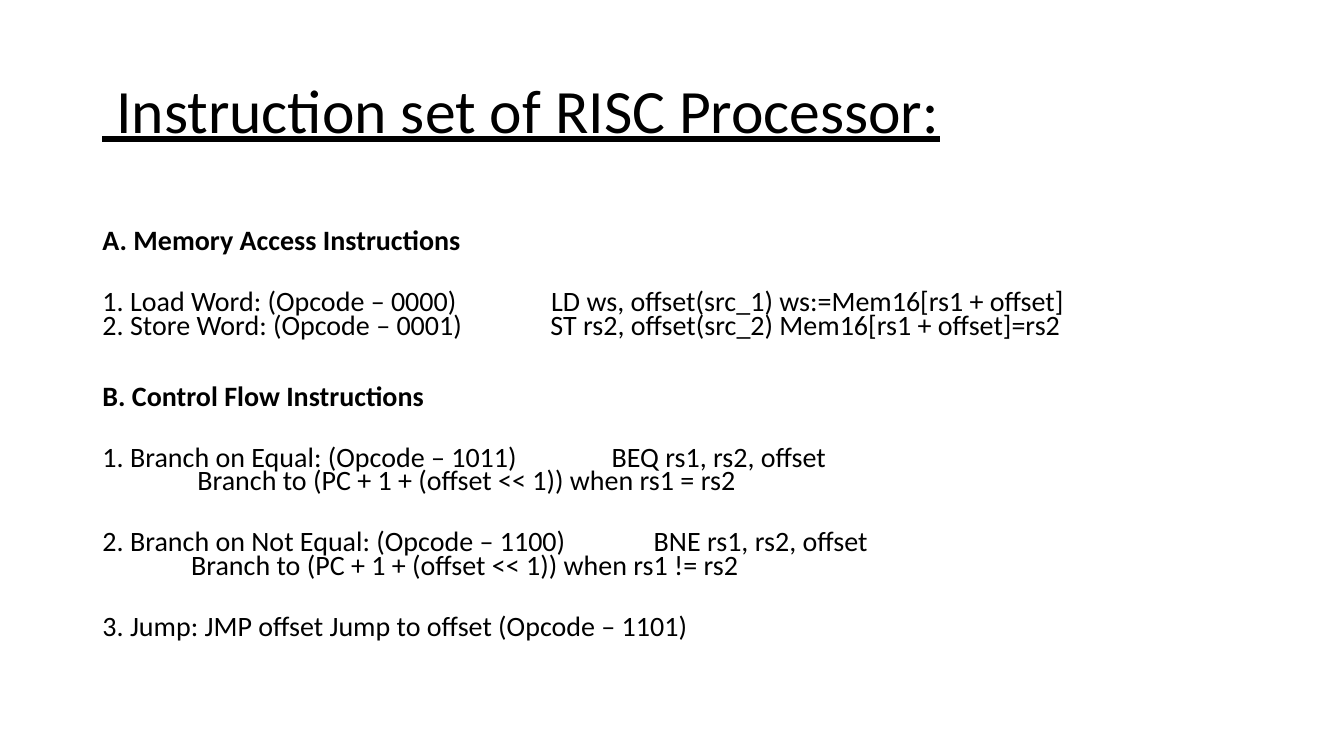
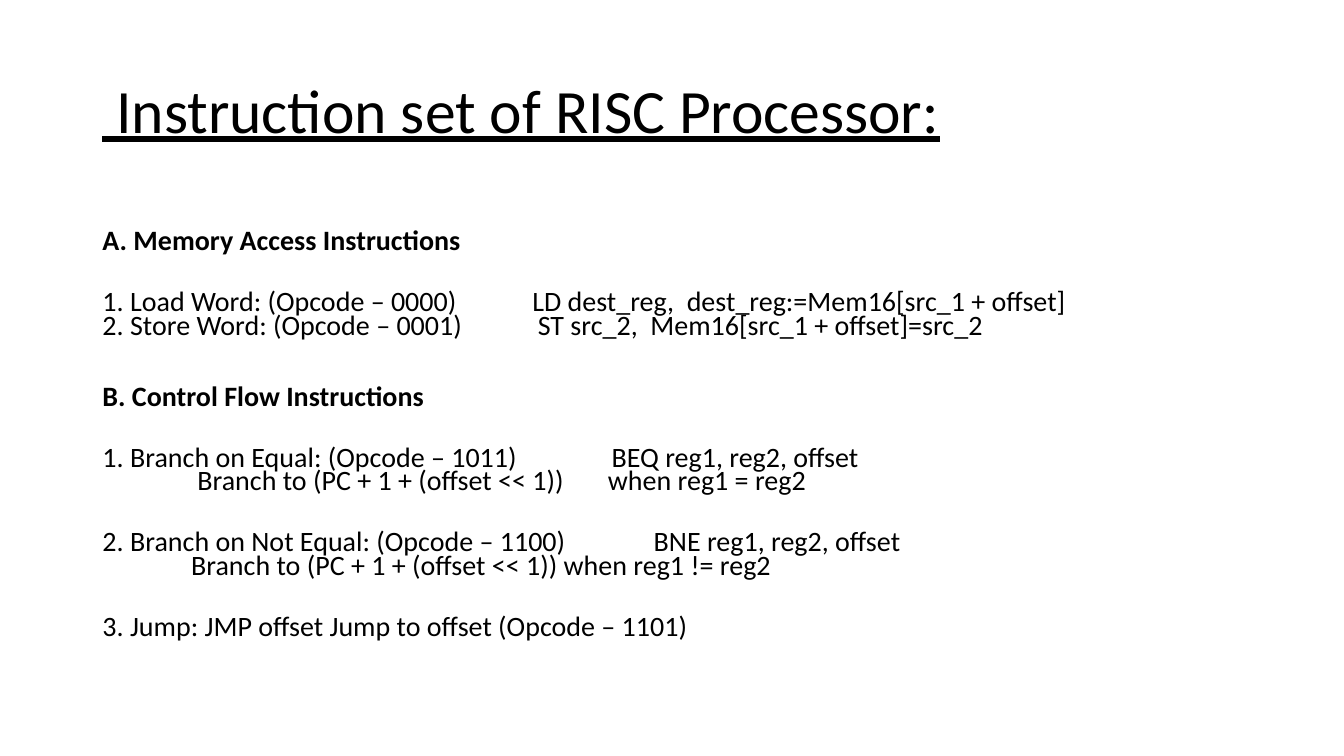
Before and after one commit to srilven/svfinal_risc, a slide deck: slide 9 of SV_final_project_ppt.pptx (slide 7 before the commit). Drawn at 1344x756 pixels with LibreOffice and Linux fonts; fonts in the diff are those of the drawing. Boxes give left, top, right and bottom in pixels: in the first picture for what was removed or moved away, otherwise in the second. Text is boxed around its words. In the diff, an @@ line names an element or a change of style, - is before the commit and + after.

```diff
--- a/SV_final_project_ppt.pptx
+++ b/SV_final_project_ppt.pptx
@@ text at bbox=[102, 290, 1066, 580]: text changed @@
-1. Load Word: (Opcode – 0000) LD ws, offset(src_1) ws:=Mem16[rs1 + offset]
-2. Store Word: (Opcode – 0001) ST rs2, offset(src_2) Mem16[rs1 + offset]=rs2
-B. Control Flow Instructions
-1. Branch on Equal: (Opcode – 1011) BEQ rs1, rs2, offset
-Branch to (PC + 1 + (offset << 1)) when rs1 = rs2
-2. Branch on Not Equal: (Opcode – 1100) BNE rs1, rs2, offset
-Branch to (PC + 1 + (offset << 1)) when rs1 != rs2
+1. Load Word: (Opcode – 0000) LD dest_reg, dest_reg:=Mem16[src_1 + offset]
+2. Store Word: (Opcode – 0001) ST src_2, Mem16[src_1 + offset]=src_2
+B. Control Flow Instructions
+1. Branch on Equal: (Opcode – 1011) BEQ reg1, reg2, offset
+Branch to (PC + 1 + (offset << 1)) when reg1 = reg2
+2. Branch on Not Equal: (Opcode – 1100) BNE reg1, reg2, offset
+Branch to (PC + 1 + (offset << 1)) when reg1 != reg2
```
Also in this commit, not shown: 3 other slides changed, 2 slides added, 1 slide removed.
